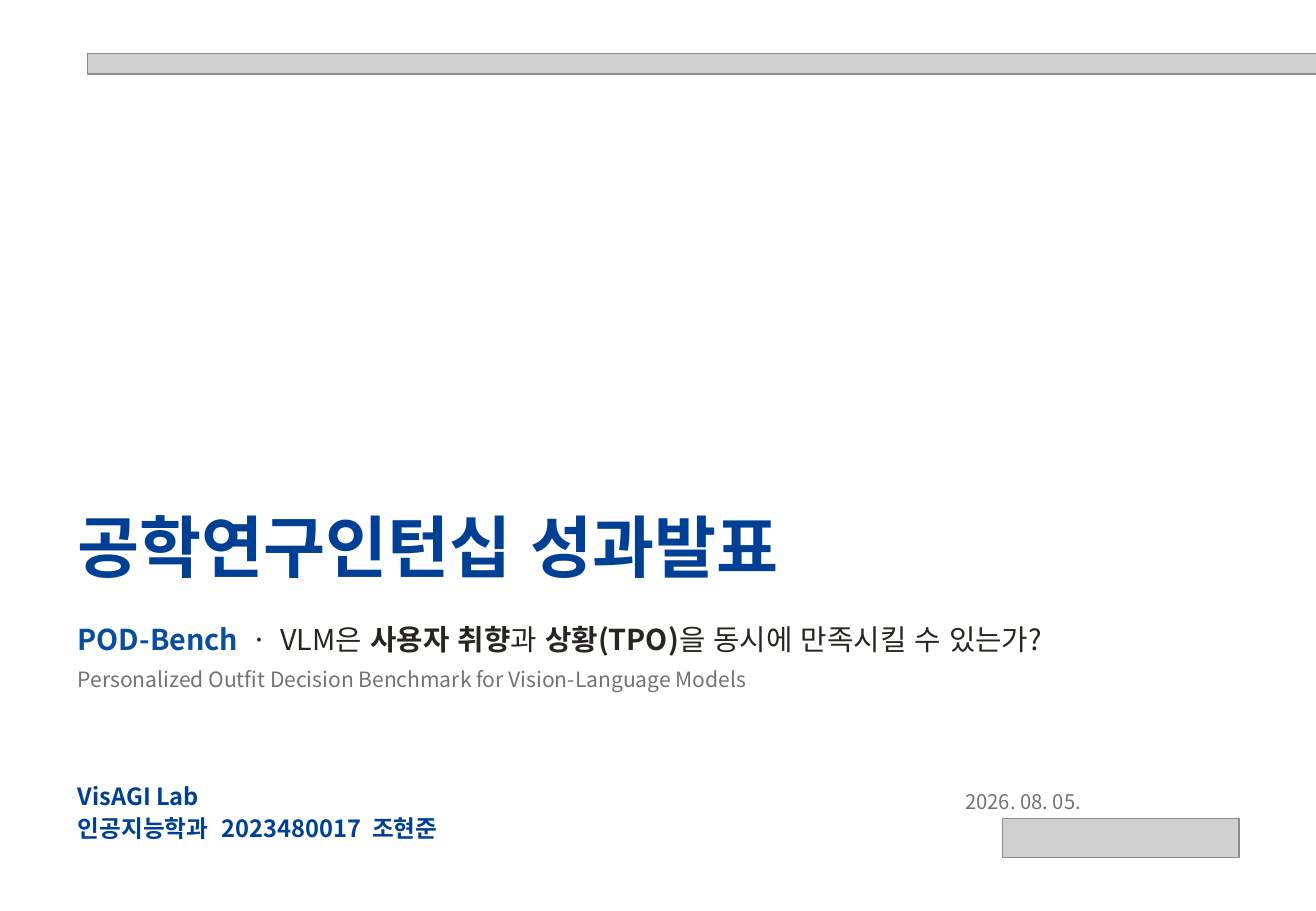
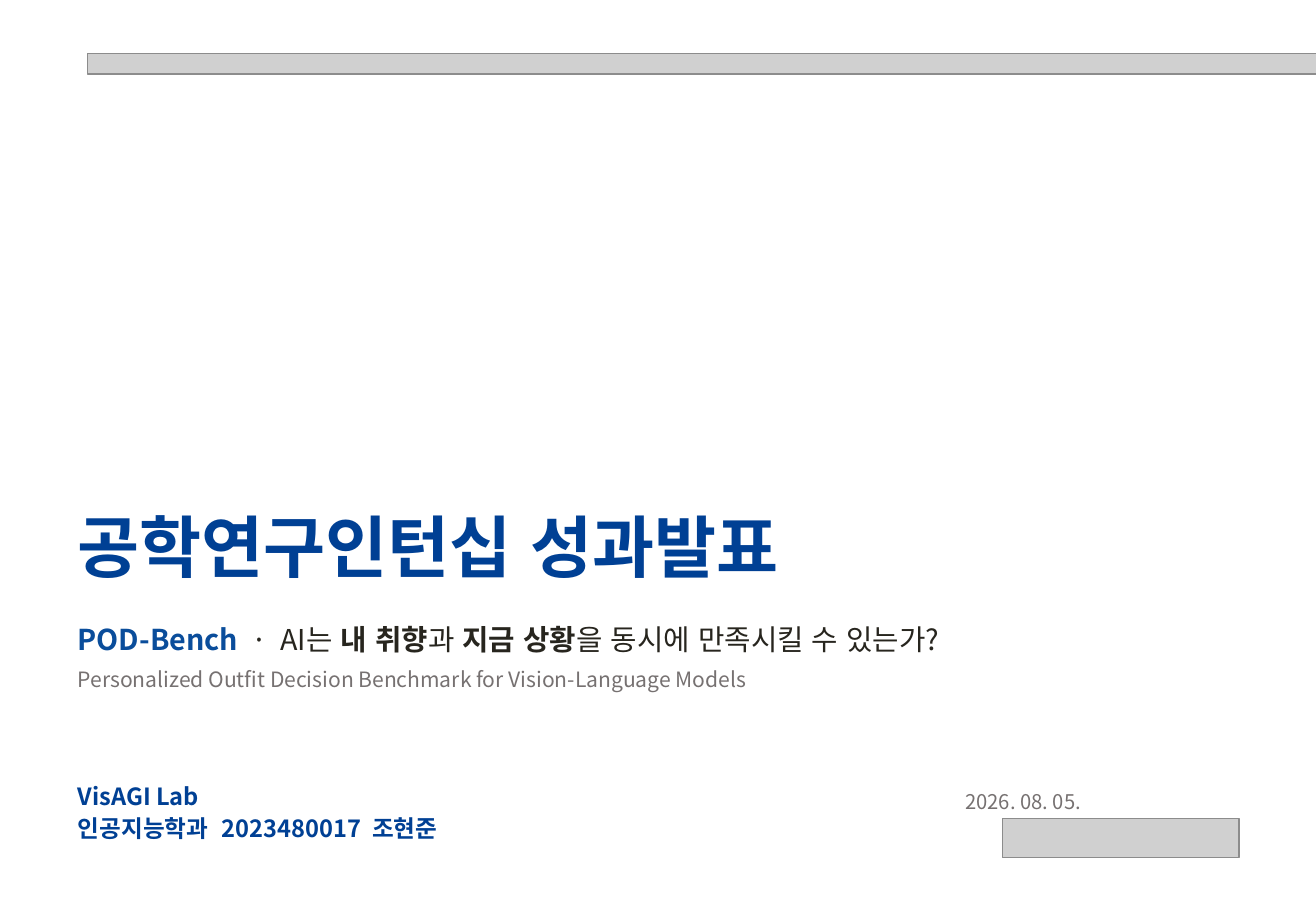
Before and after one commit to hjhj6411/tpo, a slide deck: slide 1 of presentation/POD-Bench_성과발표.pptx. Drawn at 1316x911 pixels with LibreOffice and Linux fonts; fonts in the diff are those of the drawing; grey boxes stand for pictures. Boxes give left, top, right and bottom in pixels: in the first picture for what was removed or moved away, otherwise in the second. Text is boxed around its words. In the diff, an @@ line names an element or a change of style, - is before the commit and + after.

```diff
--- a/presentation/POD-Bench_성과발표.pptx
+++ b/presentation/POD-Bench_성과발표.pptx
@@ text at bbox=[78, 625, 939, 653]: text changed; bold off @@
-POD-Bench · VLM은 사용자 취향과 상황(TPO)을 동시에 만족시킬 수 있는가?
+POD-Bench · AI는 내 취향과 지금 상황을 동시에 만족시킬 수 있는가?
```
Also in this commit, not shown: 4 other slides changed, 7 slides added, 8 slides removed, 10 other files.
